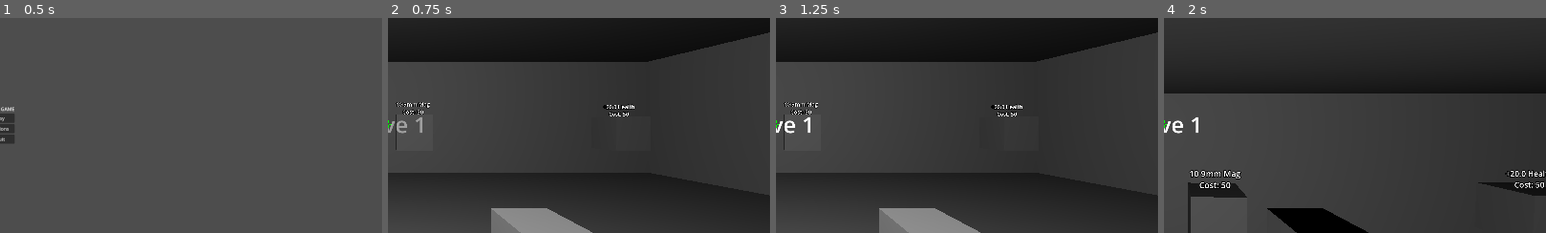
Above: before the commit, frames 1-4 (left to right).
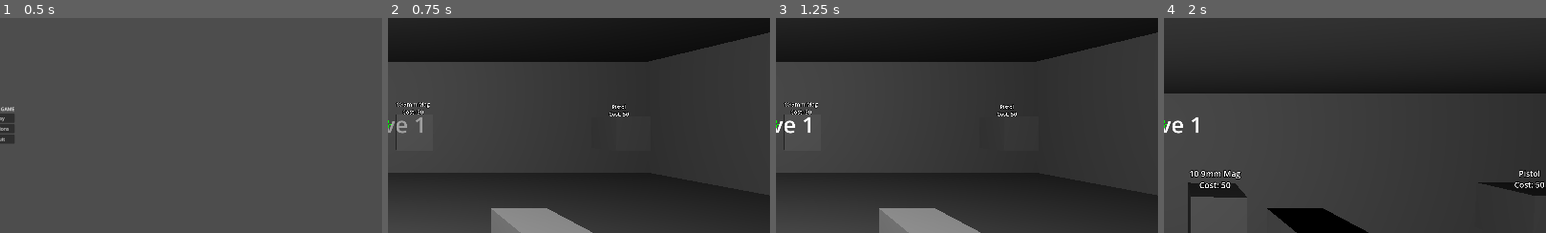
Above: after the commit, the same moments.

Repository: jarodarte/project-simba
Game: Godot game, scene res://game_start.tscn
Same seed, same stepped clock (60 frames per second), same inputs: the game is played once before the commit and once after it. Sound files missing from this copy of the repository are replaced by a short silence.
Inputs (mouse positions are % of the whole screen's width and height, from its top left):
- Up to frame 1 (0.5 s): no input
- Up to frame 2 (0.75 s): click "Play" at 0.5 s
- Up to frame 3 (1.25 s): no input
- Up to frame 4 (2 s): tap Enter at 1.25 s; move the mouse to (49, 52) at 1.27 s; hold W (forward) from 1.28 s (still down); hold Mouse wheel up (next_weapon) from 1.28 s (still down); click (49, 52) at 1.42 s; tap Space (jump) at 1.52 s; tap Mouse wheel down (prev_weapon) at 1.55 s
The pictures show only the part of the screen within x 50-100%, y 25-75%; the shares and areas given below are measured in that part.

Frame 1 is identical in both runs. In frame 2, 0.1% of the frame differs, in the area x 56-65%, y 40-43%; in frame 3, 0.1%; in frame 4, 0.3%, in the area x 89-100%, y 70-75%.

Commit message:
gun loot button
configure the loot_button so the player can spend points to buy guns

Diff:
--- a/loot_button.gd
+++ b/loot_button.gd
@@ -2,11 +2,12 @@
 
 @export_group("Button Config")
 @export var points_cost: int = 50
-@export_enum("ammo", "health") var pickup_type: String = "ammo"
+@export_enum("ammo", "health" , "gun") var pickup_type: String = "ammo"
 @export var ammo_type: String = "9mm"
 @export var ammo_amount: int = 10
 @export var health_amount: float = 20
 @export var interaction_range: float = 3.0
+@export var gun_drop: WeaponData
 
 @onready var label = $Label3D
 @onready var sound = $AudioStreamPlayer3D
@@ -24,8 +25,11 @@
 	var reward_text = ""
 	if pickup_type == "ammo":
 		reward_text = str(ammo_amount) + " " + ammo_type + " Mag"
+	elif pickup_type == "health":
+		reward_text = "+" + str(health_amount) + " Health"
 	else:
-		reward_text = "+" + str(health_amount) + " Health"
+		if gun_drop == null: reward_text = "???"
+		else: reward_text = gun_drop.name
 	label.text = "%s\nCost: %d" % [reward_text, points_cost]
 
 func _input(event: InputEvent):
@@ -58,6 +62,8 @@
 				player.emit_weapon_stats()
 	elif pickup_type == "health":
 		GameManager.heal(health_amount)
+	else:
+		give_gun_to_player()
 
 func flash_error(msg: String):
 	update_label(msg)
@@ -65,3 +71,19 @@
 	await get_tree().create_timer(1.5).timeout
 	label.modulate = Color.WHITE
 	update_label()
+
+func give_gun_to_player():
+	var new_weapon = gun_drop.duplicate(true)
+	new_weapon.current_ammo = new_weapon.magazine_size
+	new_weapon.current_reserve_magazines = new_weapon.max_reserve_magazines
+	player.runtime_weapons[player.weapon_index] = new_weapon
+	player.current_weapon = new_weapon
+	player.spawn_weapon()
+	player.emit_weapon_stats()
+	#reset shooting state
+	player._is_bursting = false
+	player.can_shoot = true
+	player.shoot_timer.stop()
+	player.is_reloading = false
+	player._reload_id += 1  # cancels any reload
+	player.emit_weapon_stats()
--- a/main.tscn
+++ b/main.tscn
@@ -5,6 +5,8 @@
 [ext_resource type="PackedScene" uid="uid://dns1tpcbxstai" path="res://timed_spawner.tscn" id="4_1bvp3"]
 [ext_resource type="PackedScene" uid="uid://c5vcp70r6veoo" path="res://player.tscn" id="4_272bh"]
 [ext_resource type="PackedScene" uid="uid://cbj1h80hi5skx" path="res://loot_button.tscn" id="6_7mycd"]
+[ext_resource type="Script" uid="uid://usc4sl4sxcbl" path="res://WeaponData.gd" id="6_272bh"]
+[ext_resource type="PackedScene" uid="uid://b2pv5a8fko5c2" path="res://pistol.tscn" id="7_272bh"]
 
 [sub_resource type="Sky" id="Sky_a202f"]
 
@@ -22,6 +24,13 @@
 agent_radius = 0.8
 
 [sub_resource type="StandardMaterial3D" id="StandardMaterial3D_a0tk4"]
+
+[sub_resource type="Resource" id="Resource_5vw27"]
+script = ExtResource("6_272bh")
+current_ammo = null
+weapon_scene = ExtResource("7_272bh")
+current_reserve_magazines = null
+metadata/_custom_type_script = "uid://usc4sl4sxcbl"
 
 [node name="Node3D" type="Node3D" unique_id=2144823753]
 
@@ -144,10 +153,11 @@
 
 [node name="lootButton" parent="." unique_id=994099034 instance=ExtResource("6_7mycd")]
 transform = Transform3D(1, 0, 0, 0, 1, 0, 0, 0, 1, -8.529083, -0.5337618, -41.744186)
-pickup_type = "health"
+pickup_type = "gun"
 ammo_type = "9mm"
 ammo_amount = 1
 health_amount = 20.0
+gun_drop = SubResource("Resource_5vw27")
 
 [node name="lootButton2" parent="." unique_id=1624959748 instance=ExtResource("6_7mycd")]
 transform = Transform3D(1, 0, 0, 0, 1, 0, 0, 0, 1, -8.385174, -0.6092345, -27.729279)
--- a/player.gd
+++ b/player.gd
@@ -99,7 +99,7 @@
 	emit_weapon_stats()
 	is_reloading = false
 
-func change_weapon(direction: int):
+func swap_weapon(direction: int):
 	if weapons.size() == 0:
 		return
 	weapon_index = wrap(weapon_index + direction, 0, weapons.size())
@@ -174,9 +174,9 @@
 			current_lookat.interact(self)
 
 	if event.is_action_pressed("next_weapon"):
-		change_weapon(1)
+		swap_weapon(1)
 	if event.is_action_pressed("prev_weapon"):
-		change_weapon(-1)
+		swap_weapon(-1)
 
 func _physics_process(delta):
 	#shooting process
Not shown, removed: License.txt
